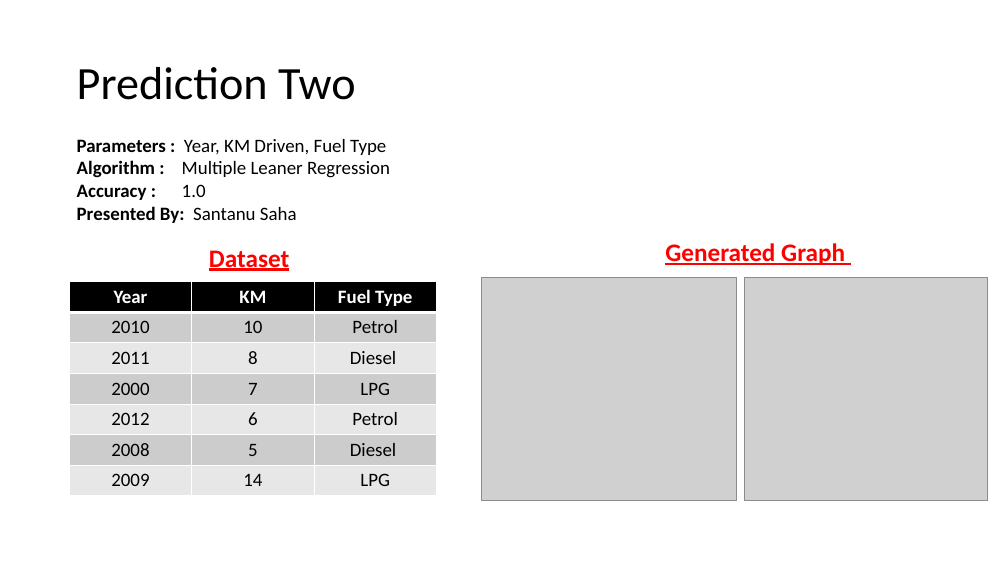
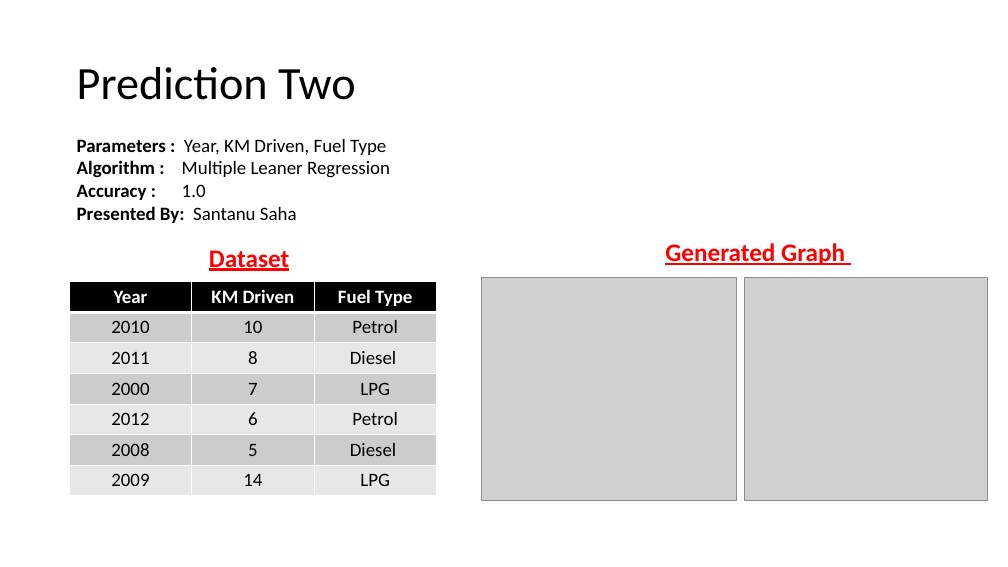
Before and after one commit to soujatyabhat/Minor_Project, a slide deck: slide 4 of Old Car Prediction Webapp.pptx. Drawn at 1008x567 pixels with LibreOffice and Linux fonts; fonts in the diff are those of the drawing; grey boxes stand for pictures. Boxes give left, top, right and bottom in pixels: in the first picture for what was removed or moved away, otherwise in the second. Text is boxed around its words. In the diff, an @@ line names an element or a change of style, - is before the commit and + after.

Commit message:
ppt commit

```diff
--- a/Old Car Prediction Webapp.pptx
+++ b/Old Car Prediction Webapp.pptx
@@ table at (70,281,437,495) @@
-row 1, column 2: KM
+row 1, column 2: KM Driven
```
Also in this commit, not shown: 2 other slides changed.
